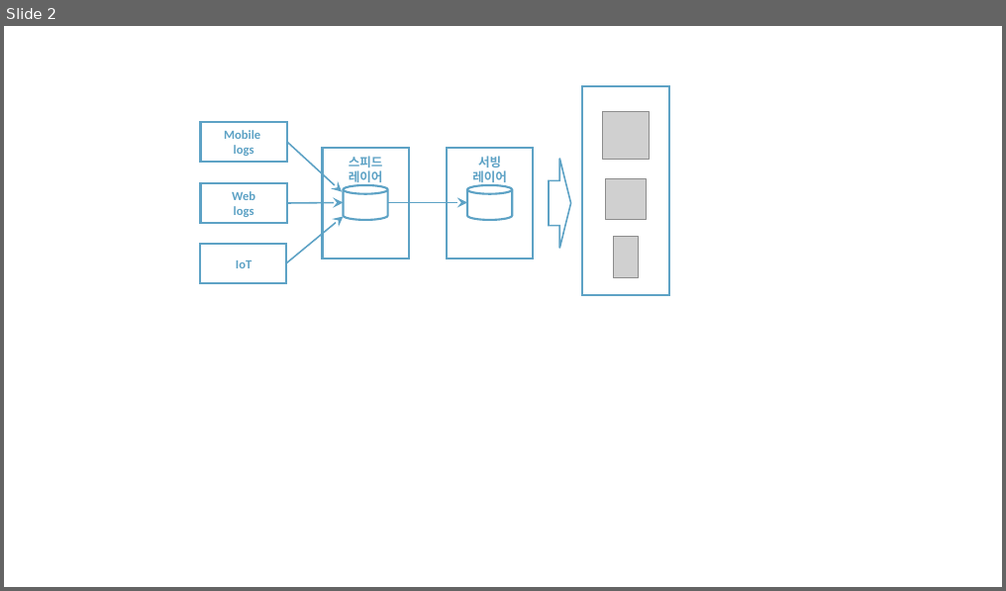
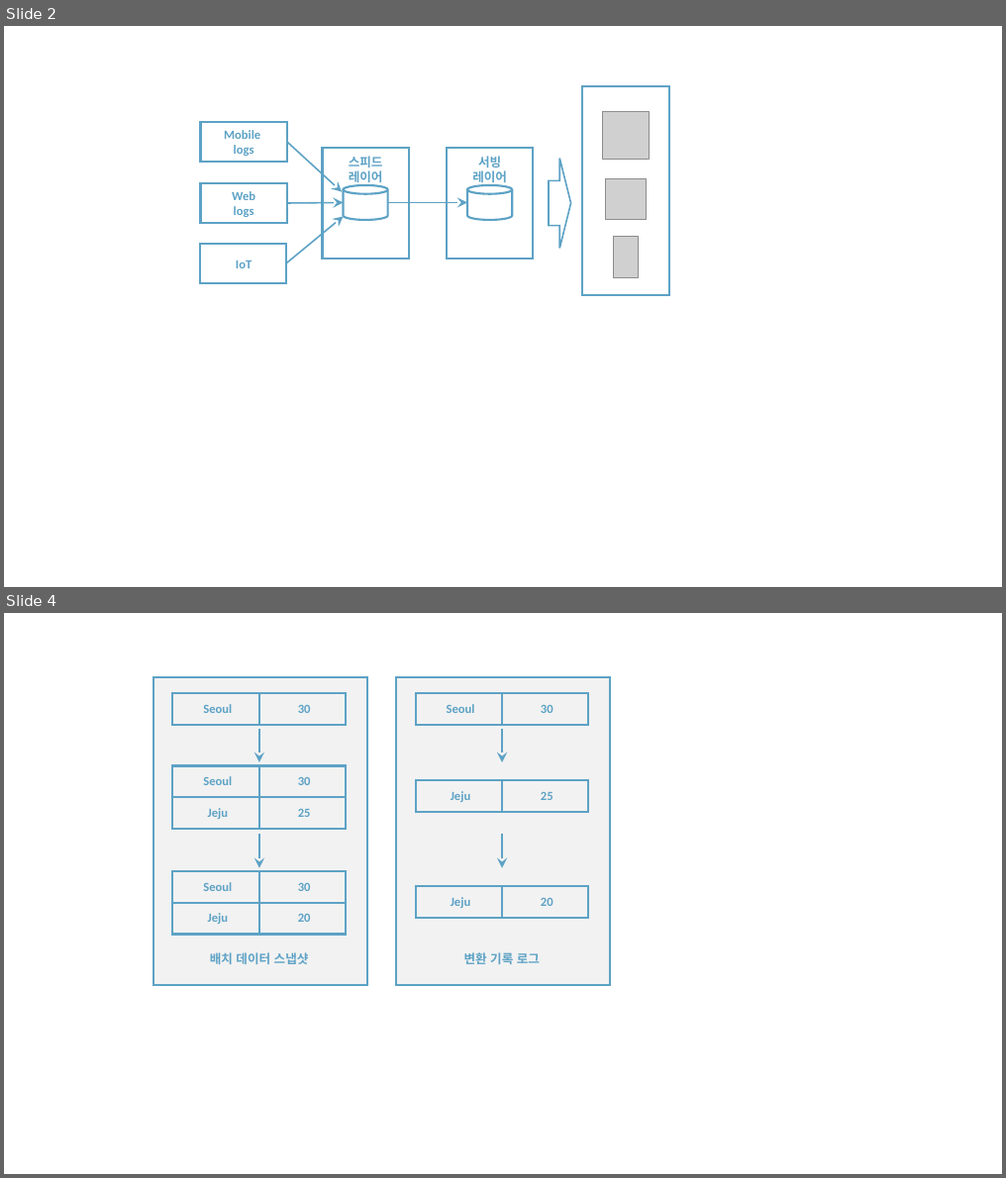
Before and after one commit to rudaks-han/book-summary, a slide deck: 아파치카프카_with자바/ref/프레젠테이션1.pptx. Shown one above the other, each under a label of ours: slide 2 before the commit, slides 2 and 4 after it; the slides between them are not shown. The pictures are 1006x591 and 1006x1178 pixels, drawn with LibreOffice and Linux fonts; fonts in the diff are those of the drawing; grey boxes stand for pictures. Boxes give left, top, right and bottom in pixels: in the first picture for what was removed or moved away, otherwise in the second. Text is boxed around its words. In the diff, an @@ line names an element or a change of style, - is before the commit and + after.

```diff
--- a/아파치카프카_with자바/ref/프레젠테이션1.pptx
+++ b/아파치카프카_with자바/ref/프레젠테이션1.pptx
@@ slide 4 added at box(4, 613, 1002, 1174), background #FFFFFF @@
@@ rectangle added at box(153, 677, 368, 986), fill #F2F2F2, outline #5DA2C5 2 pt @@
@@ rectangle added at box(396, 677, 611, 986), fill #F2F2F2, outline #5DA2C5 2 pt @@
@@ arrow added from (259, 728) to (259, 762), #5DA2C5 1.5 pt @@
@@ group added at box(172, 693, 346, 725): 2 rectangles, 2 texts @@
+Seoul
+30
@@ arrow added from (502, 728) to (502, 762), #5DA2C5 1.5 pt @@
@@ group added at box(416, 693, 588, 725): 2 rectangles, 2 texts @@
+Seoul
+30
@@ group added at box(172, 765, 346, 797): 2 rectangles, 2 texts @@
+Seoul
+30
@@ group added at box(172, 797, 346, 829): 2 rectangles, 2 texts @@
+Jeju
+25
@@ group added at box(416, 780, 588, 812): 2 rectangles, 2 texts @@
+Jeju
+25
@@ arrow added from (259, 835) to (259, 868), #5DA2C5 1.5 pt @@
@@ arrow added from (502, 835) to (502, 868), #5DA2C5 1.5 pt @@
@@ group added at box(172, 872, 346, 903): 2 rectangles, 2 texts @@
+Seoul
+30
@@ group added at box(416, 886, 588, 918): 2 rectangles, 2 texts @@
+Jeju
+20
@@ group added at box(172, 903, 346, 935): 2 rectangles, 2 texts @@
+Jeju
+20
@@ text added at box(210, 953, 309, 964), 12 pt, text #5DA2C5, bold @@
+배치 데이터 스냅샷
@@ text added at box(464, 953, 540, 964), 12 pt, text #5DA2C5, bold @@
+변환 기록 로그
```
Also in this commit, not shown: 3 other slides added, 7 other files.
